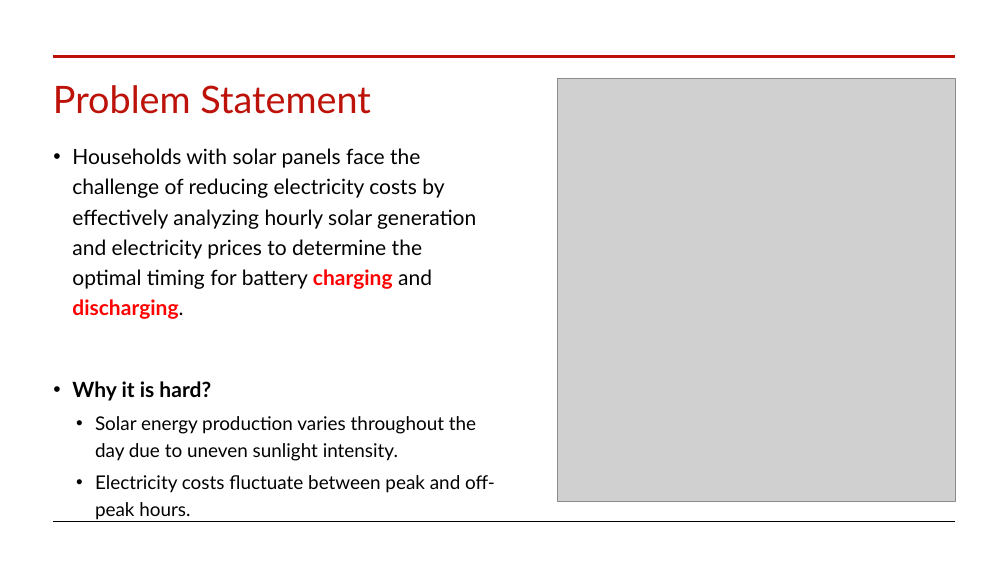
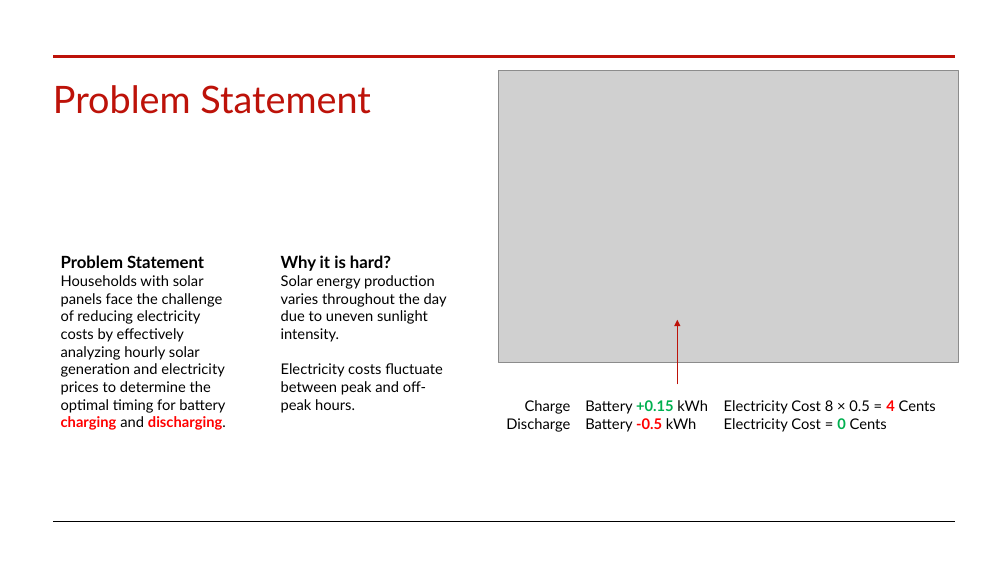
Before and after one commit to auttwitter/DSI-04, a slide deck: slide 4 of projects/project_capstone/Project_Capstone_Presentation.pptx. Drawn at 1008x567 pixels with LibreOffice and Linux fonts; fonts in the diff are those of the drawing; grey boxes stand for pictures. Boxes give left, top, right and bottom in pixels: in the first picture for what was removed or moved away, otherwise in the second. Text is boxed around its words. In the diff, an @@ line names an element or a change of style, - is before the commit and + after.

Commit message:
update presentation

```diff
--- a/projects/project_capstone/Project_Capstone_Presentation.pptx
+++ b/projects/project_capstone/Project_Capstone_Presentation.pptx
@@ picture: place and size @@
-picture at <box>558,79,955,502</box>
+picture at <box>499,71,959,363</box>
@@ text removed at <box>72,148,495,493</box> @@
-• Households with solar panels face the challenge of reducing electricity costs by effectively analyzing hourly solar generation and electricity prices to determine the optimal timing for battery charging and discharging.
-• Why it is hard?
-  • Solar energy production varies throughout the day due to uneven sunlight intensity.
-  • Electricity costs fluctuate between peak and off-peak hours.
@@ text added at <box>61,255,226,430</box>, 14 pt, text #000000 @@
+Problem Statement
+Households with solar panels face the challenge of reducing electricity costs by effectively analyzing hourly solar generation and electricity prices to determine the optimal timing for battery charging and discharging.
@@ text added at <box>281,255,447,413</box>, 14 pt, text #000000 @@
+Why it is hard?
+Solar energy production varies throughout the day due to uneven sunlight intensity.
+Electricity costs fluctuate between peak and off-peak hours.
@@ arrow added from (678, 384) to (678, 320), #BD1209 0.5 pt @@
@@ text added at <box>506,400,571,432</box>, 14 pt, text #000000 @@
+Charge
+Discharge
@@ text added at <box>585,400,708,432</box>, 14 pt, text #000000 @@
+Battery +0.15 kWh
+Battery -0.5 kWh
@@ text added at <box>724,400,936,432</box>, 14 pt, text #000000 @@
+Electricity Cost 8 × 0.5 = 4 Cents
+Electricity Cost = 0 Cents
```
Also in this commit, not shown: 5 other slides changed.
